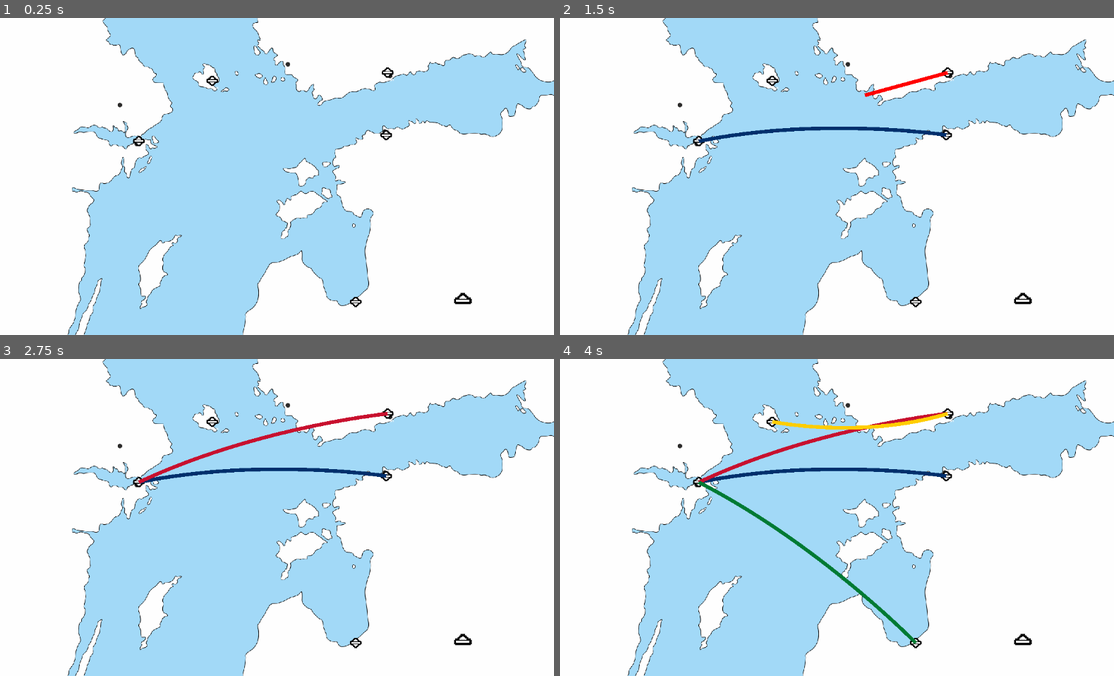
Above: before the commit, frames 1-4 (two rows, left to right).
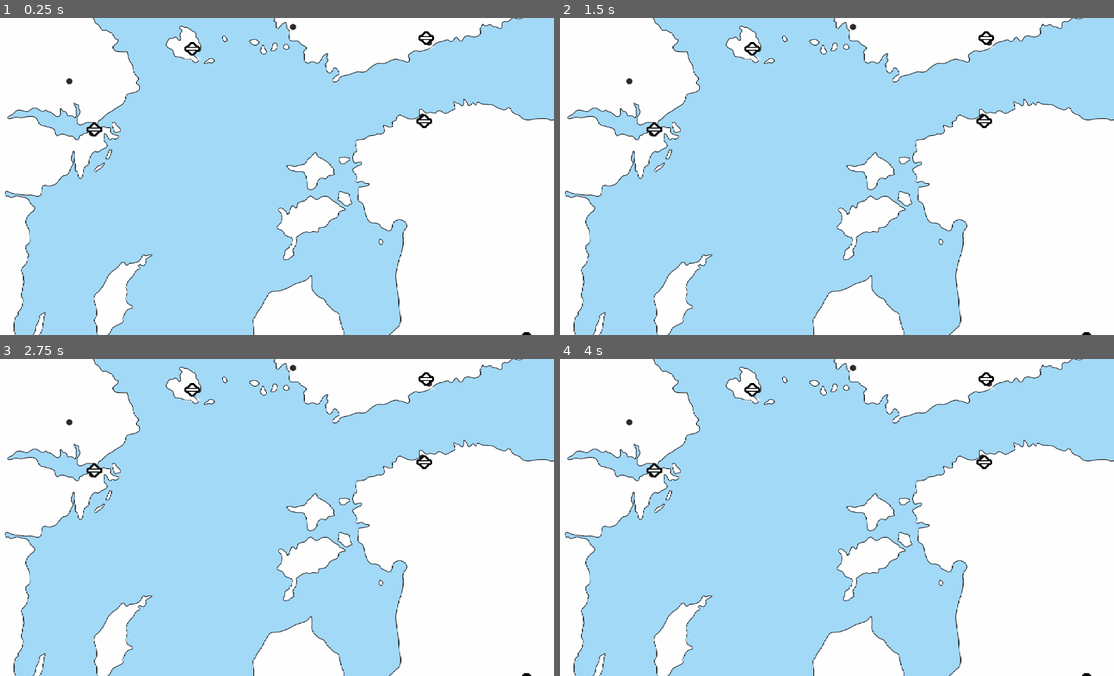
Above: after the commit, the same moments.

Repository: Levartar/mini-ferries
Game: Godot game, scene res://src/levels/test_level.tscn
The game is run twice, just before and just after one commit, with the same random seed, the same clock (stepped at 60 frames per second) and the same inputs. This scene is started directly instead of the project's main scene.
Inputs (mouse positions are in pixels of both pictures, inside the frame that each line leads up to):
- Up to frame 1 (0.25 s): no input
- Up to frame 2 (1.5 s): tap Enter at 0.5 s; drag from (947, 135) to (698, 141) at 0.52 s; tap Space at 1.25 s; drag from (947, 71) to (698, 141) at 1.27 s
- Up to frame 3 (2.75 s): tap Enter at 2 s; click (138, 482) at 2.17 s
- Up to frame 4 (4 s): tap Space at 2.75 s; drag from (770, 422) to (947, 412) at 2.77 s; tap Enter at 3.5 s; drag from (914, 644) to (698, 482) at 3.52 s

The runs differ from the first frame. In frame 1, 26% of the frame differs, in the area x 0-100%, y 0-100%; in frame 2, 26%; in frame 3, 26%; in frame 4, 27%.

Commit message:
add ! when near max capacity

Diff:
--- a/src/entities/Port.tscn
+++ b/src/entities/Port.tscn
@@ -2,11 +2,13 @@
 
 [ext_resource type="Texture2D" uid="uid://ctjdnunknhi65" path="res://assets/sprites/icons/tile_0204.png" id="2_nb6n3"]
 [ext_resource type="Script" uid="uid://w82n77wsxjya" path="res://src/entities/port.gd" id="2_p8dw3"]
+[ext_resource type="Texture2D" uid="uid://bnpb8of34hmlm" path="res://assets/sprites/icons/tile_0182.png" id="3_nb6n3"]
 
 [sub_resource type="CircleShape2D" id="CircleShape2D_xh4ph"]
 radius = 30.0
 
 [sub_resource type="SystemFont" id="SystemFont_p8dw3"]
+subpixel_positioning = 0
 
 [node name="Port" type="Area2D" unique_id=733375235]
 script = ExtResource("2_p8dw3")
@@ -35,3 +37,10 @@
 size_flags_horizontal = 3
 theme_override_fonts/font = SubResource("SystemFont_p8dw3")
 text = "Name"
+
+[node name="WarningSprite" type="Sprite2D" parent="." unique_id=257612419]
+visible = false
+modulate = Color(1, 0, 0, 1)
+position = Vector2(0, -52)
+scale = Vector2(2, 2)
+texture = ExtResource("3_nb6n3")
--- a/src/entities/port.gd
+++ b/src/entities/port.gd
@@ -17,7 +17,7 @@
 func _ready():
 	$Sprite2D.texture = PORT_ICON
 	$Label.text = GameConstants.CityNames.keys()[city_name]
-	GameManager.ports_in_play[city_name] = self
+	GameManager.register_port(self)
 	update_ui()
 
 func add_passenger(destination_city: GameConstants.CityNames):
@@ -30,10 +30,14 @@
 
 func update_ui():
 	# 1. Clear existing icons
+	$WarningSprite.visible = false
 	for child in passenger_ui.get_children():
 		child.queue_free()
 
 	# 2. Add a tiny TextureRect for every passenger waiting
+	if waiting_passengers.size() >= max_capacity-1:
+		$WarningSprite.visible = true
+
 	for destination in waiting_passengers:
 		var icon = TextureRect.new()
 		icon.texture = HAND_ICON
--- a/src/levels/test_level.tscn
+++ b/src/levels/test_level.tscn
@@ -18,31 +18,22 @@
 [node name="Tallinn" parent="." unique_id=733375235 instance=ExtResource("4_br53r")]
 position = Vector2(451, 102)
 scale = Vector2(0.5, 0.5)
-port_country = 0
 
 [node name="Helsinki" parent="." unique_id=1754922240 instance=ExtResource("4_br53r")]
 position = Vector2(455, -68)
 scale = Vector2(0.5, 0.5)
-port_country = 1
-crest_type = 1
 
 [node name="Stockholm" parent="." unique_id=1149620650 instance=ExtResource("4_br53r")]
 position = Vector2(-223, 119)
 scale = Vector2(0.5, 0.5)
-port_country = 3
-crest_type = 2
 
 [node name="Marienhamn" parent="." unique_id=1619686198 instance=ExtResource("4_br53r")]
 position = Vector2(-23, -46)
 scale = Vector2(0.5, 0.5)
-port_country = 1
-crest_type = 1
 
 [node name="Riga" parent="." unique_id=1389752049 instance=ExtResource("4_br53r")]
 position = Vector2(368, 557)
 scale = Vector2(0.5, 0.5)
-port_country = 4
-crest_type = 3
 
 [node name="LineManager" parent="." unique_id=1811220622 instance=ExtResource("7_q3sum")]
 
@@ -51,4 +42,3 @@
 
 [node name="Camera2D" type="Camera2D" parent="." unique_id=674862777]
 position = Vector2(140, 215)
-zoom = Vector2(0.75, 0.75)
--- a/src/levels/test_ports.tscn
+++ b/src/levels/test_ports.tscn
@@ -17,7 +17,7 @@
 city_name = 2
 
 [node name="Port3" parent="." unique_id=733375235 instance=ExtResource("1_d3unv")]
-position = Vector2(891, 322)
+position = Vector2(898, 453)
 
 [node name="Port4" parent="." unique_id=2143156552 instance=ExtResource("1_d3unv")]
 position = Vector2(154, 545)
@@ -28,3 +28,9 @@
 sail_speed = 0.05
 passenger_capacity = 6
 docking_time = 2.0
+
+[node name="Ferry2" parent="." unique_id=1037342684 instance=ExtResource("2_jxqds")]
+position = Vector2(236, 131)
+sail_speed = 0.05
+passenger_capacity = 6
+docking_time = 2.0
--- a/src/scripts/game_manager.gd
+++ b/src/scripts/game_manager.gd
@@ -5,6 +5,9 @@
 # Timing
 var day_timer: Timer
 var spawn_timer: Timer
+
+# Game State
+var game_over: bool = false
 
 func _ready():
 	setup_timers()
@@ -17,7 +20,21 @@
 	spawn_timer.timeout.connect(_generate_global_passenger)
 	spawn_timer.start()
 
+func register_port(port: Port):
+	ports_in_play[port.city_name] = port
+	# Connect the overcrowded signal
+	port.overcrowded.connect(_on_port_overcrowded)
+
+func _on_port_overcrowded(port: Port):
+	print("GAME OVER! Port ", GameConstants.CityNames.keys()[port.city_name], " is overcrowded!")
+	game_over = true
+	# Stop spawning passengers
+	spawn_timer.stop()
+	# TODO: Show game over screen
+
 func _generate_global_passenger():
+	if game_over: return
+
 	print("generate passenger", ports_in_play.keys())
 	if ports_in_play.size() < 2: return
 
--- /dev/null
+++ b/src/ui/ScoreUi.tscn
@@ -0,0 +1,9 @@
+[gd_scene format=3 uid="uid://cxyk465q78udg"]
+
+[node name="ScoreUi" type="Control" unique_id=1059370171]
+layout_mode = 3
+anchors_preset = 15
+anchor_right = 1.0
+anchor_bottom = 1.0
+grow_horizontal = 2
+grow_vertical = 2
Binary file added: assets/sprites/icons/tile_0182.png
Not shown, added: assets/sprites/icons/tile_0182.png.import
